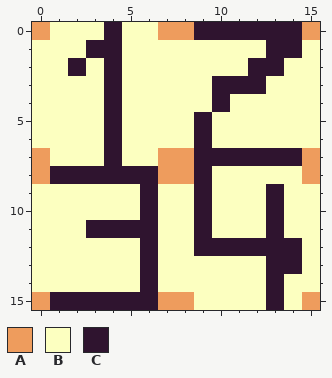
Pixel-art file, stored at PixieExample/Assets/test.aseprite. This is how it looked before the edit.
16x16 pixels, 1 frame.
Palette (. is transparent): A #ee9c5d  B #fcffc0  C #2f142f
After:
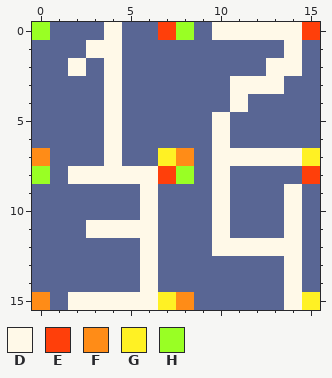
Colours new in this view: D #fff9e8  E #ff3f0a  F #ff8c17  G #fff124  H #99ff24
What changed:
colour B: #fcffc0 -> #596694
Changed rows in their new state; - is a pixel that keeps its letter.
first column x 0:
 0 H---D--EHBDDDDDE
 1 ---DD--------BD-
 2 --D-D-------BDD-
 3 ----D-----BDDD--
 4 ----D-----BD----
 5 ----D----BD-----
 6 ----D----BD-----
 7 F---D--GFBDDDDDG
 8 HBDDDDDEHBD----E
 9 ------D--BD--BD-
10 ------D--BD--BD-
11 ---DDDD--BD--BD-
12 ------D--BDDDDD-
13 ------D------BD-
14 ------D------BD-
15 FBDDDDDGF----BDG
